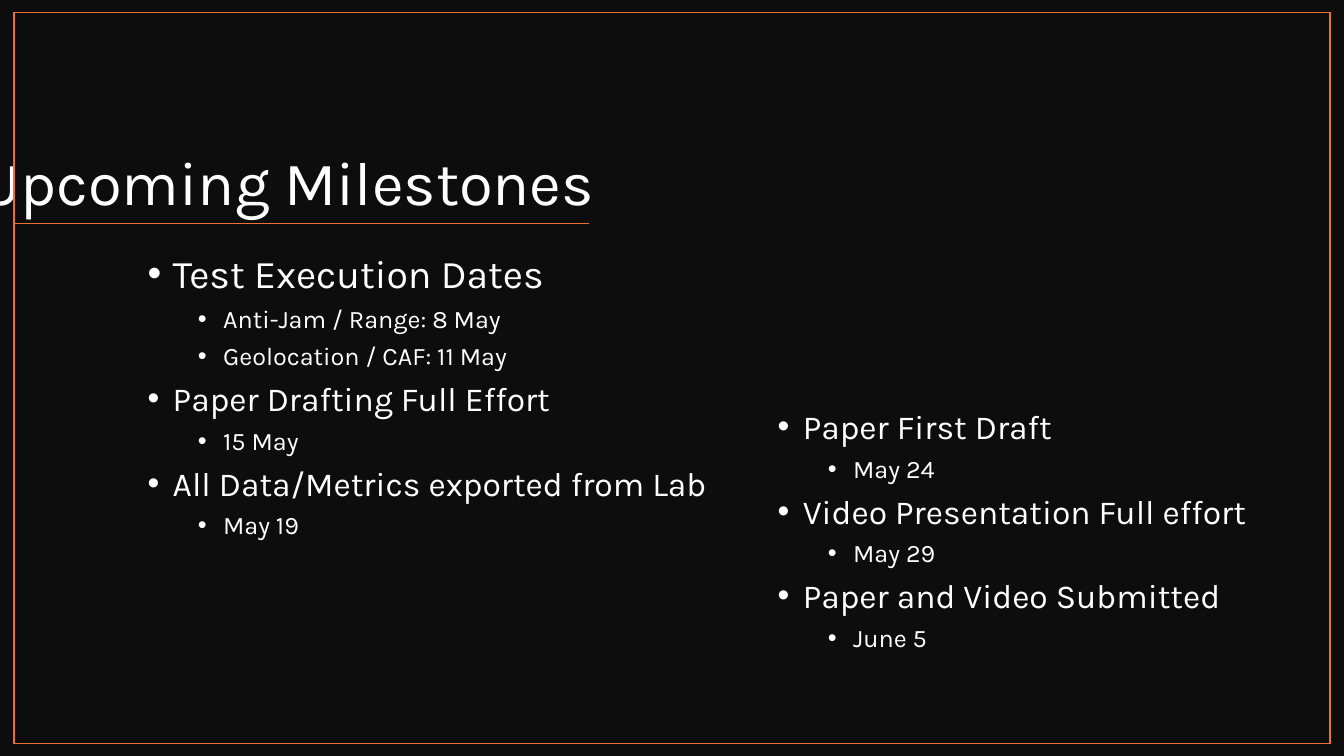
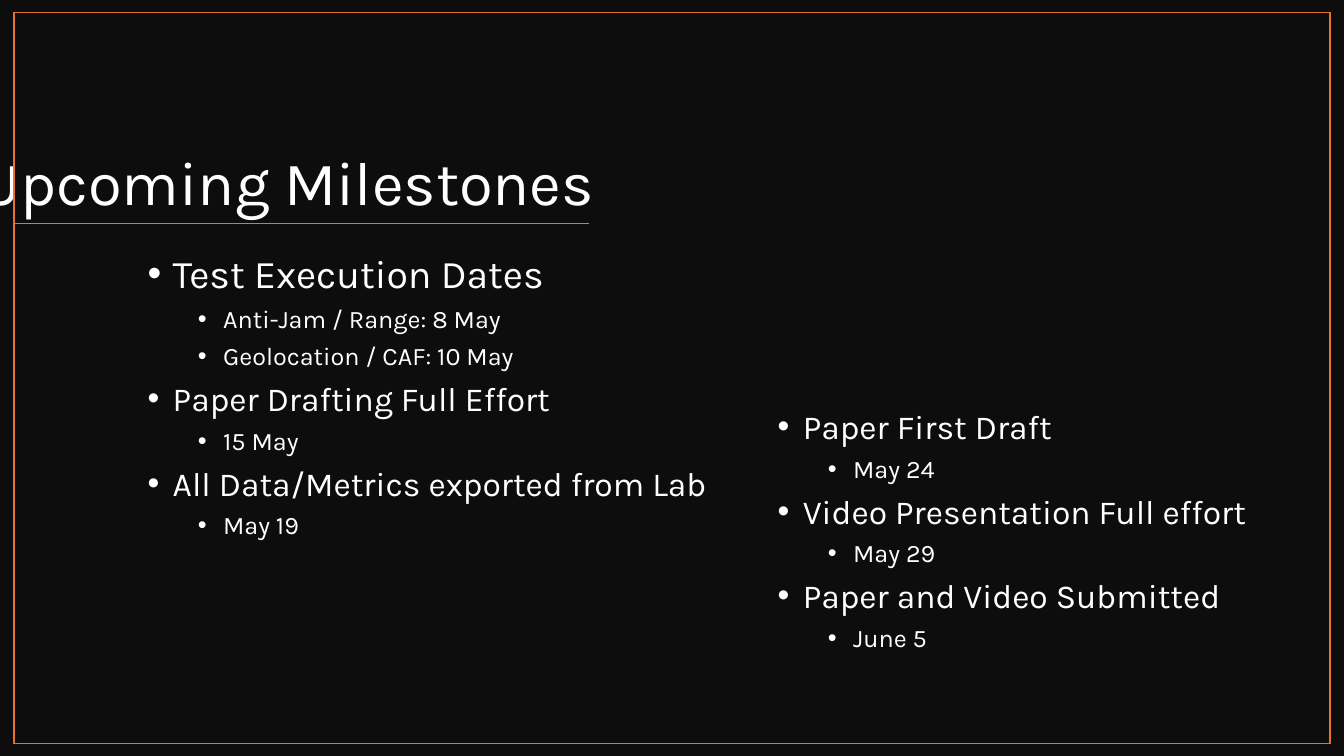
Before and after one commit to Brycycle/WES-CAPSTONE, a slide deck: slide 10 of Capstone Mid-Quarter Update_Bryce Rooney.pptx. Drawn at 1344x756 pixels with LibreOffice and Linux fonts; fonts in the diff are those of the drawing. Boxes give left, top, right and bottom in pixels: in the first picture for what was removed or moved away, otherwise in the second. Text is boxed around its words. In the diff, an @@ line names an element or a change of style, - is before the commit and + after.

```diff
--- a/Capstone Mid-Quarter Update_Bryce Rooney.pptx
+++ b/Capstone Mid-Quarter Update_Bryce Rooney.pptx
@@ text at box(223, 347, 513, 371): text changed @@
-    • Geolocation / CAF: 11 May
+    • Geolocation / CAF: 10 May
```
Also in this commit, not shown: 1 other slide changed, 8 slides added.
